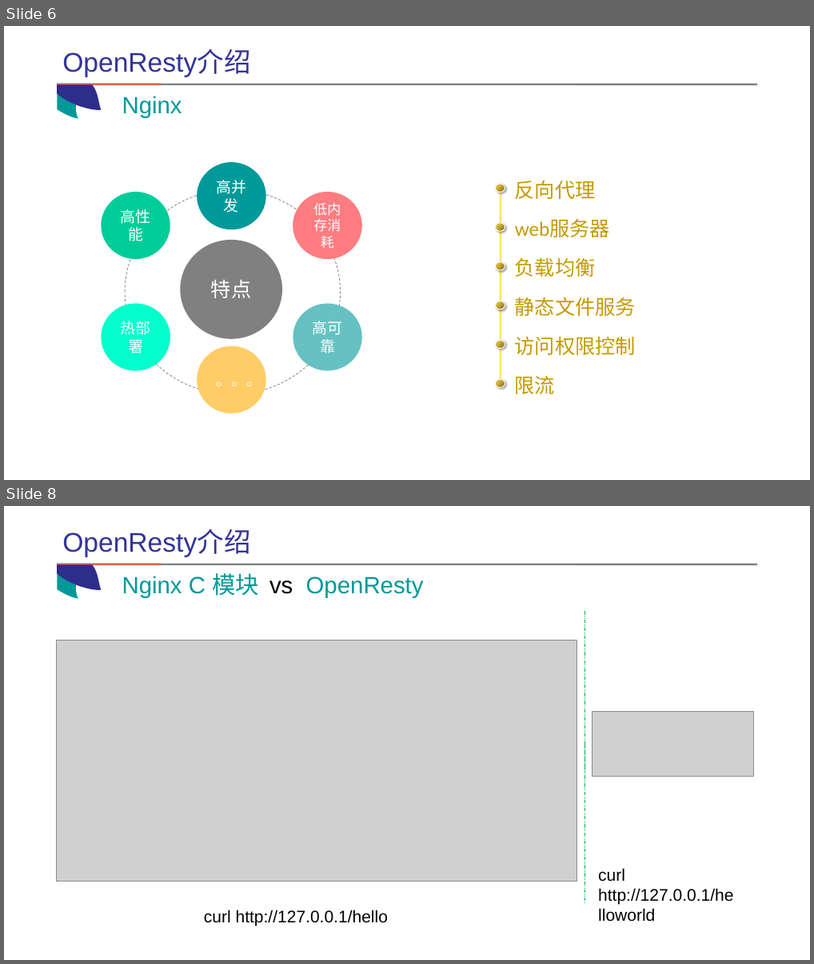
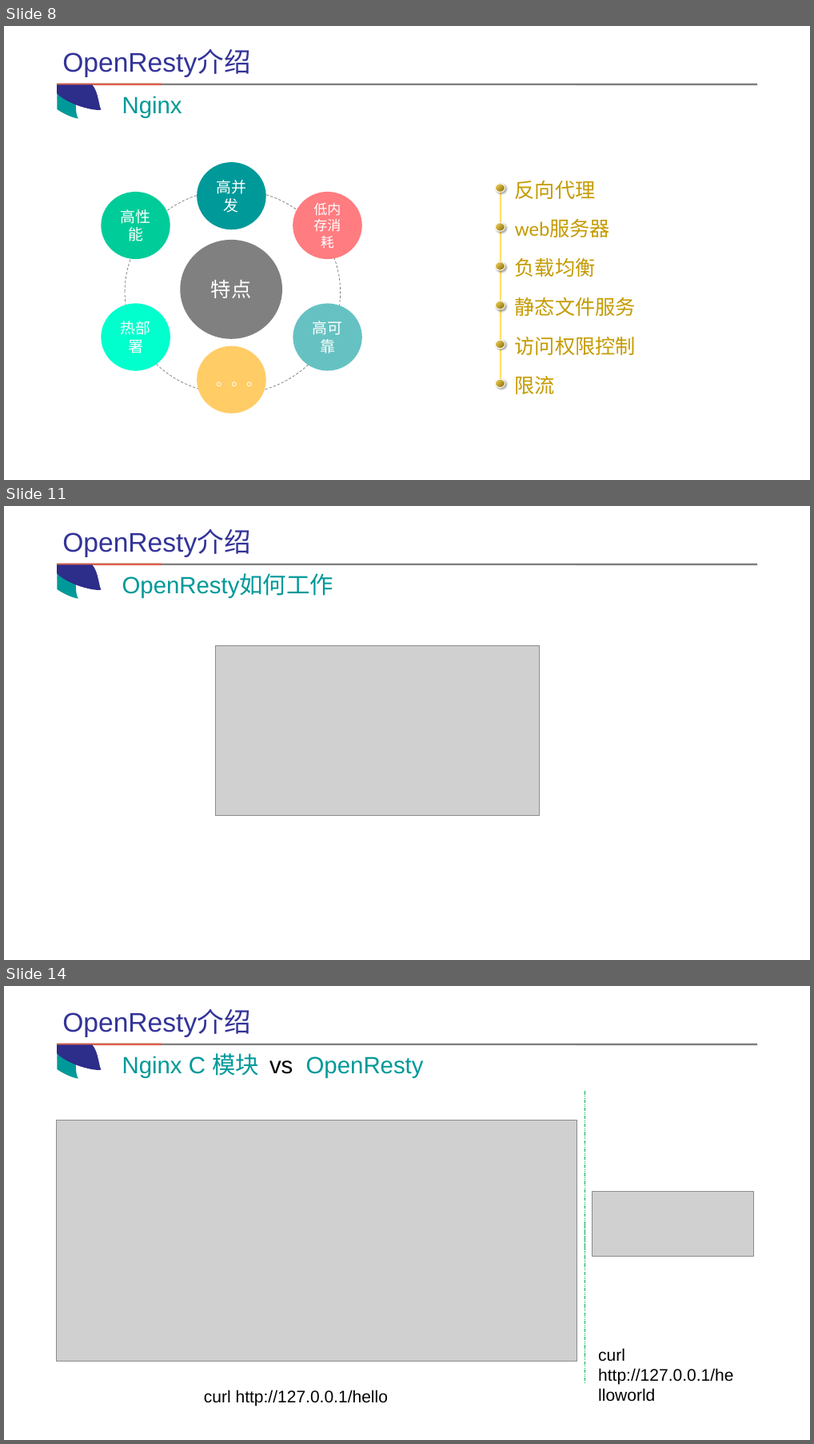
Before and after one commit to coder-zhuyu/OpenResty-share, a slide deck: openresty-share.pptx. Shown one above the other, each under a label of ours: slides 6 and 8 before the commit, slides 8, 11 and 14 after it; the slides between them are not shown. The pictures are 814x964 and 814x1444 pixels, drawn with LibreOffice and Linux fonts; fonts in the diff are those of the drawing; grey boxes stand for pictures. Boxes give left, top, right and bottom in pixels: in the first picture for what was removed or moved away, otherwise in the second. Text is boxed around its words. In the diff, an @@ line names an element or a change of style, - is before the commit and + after.

```diff
--- a/openresty-share.pptx
+++ b/openresty-share.pptx
@@ slide 11 added at [4, 506, 810, 960], background #FFFFFF @@
@@ text added at [62, 530, 250, 557], 32 pt, text #333399 @@
+OpenResty介绍
@@ line added from (57, 564) to (162, 564), #DD634F 2.25 pt @@
@@ freeform shape added at [57, 565, 80, 599], fill #009999 @@
@@ freeform shape added at [57, 564, 101, 590], fill #2D2D8A @@
@@ line added from (58, 564) to (758, 564), #808080 2.25 pt @@
@@ text added at [122, 574, 334, 597], 28 pt, text #009999 @@
+OpenResty如何工作
@@ picture added at [216, 645, 539, 815] @@
@@ what was slide 6 is now slide 8 @@
@@ what was slide 8 is now slide 14 @@
```
Also in this commit, not shown: 13 slides changed, 9 other slides added, 14 other files.
